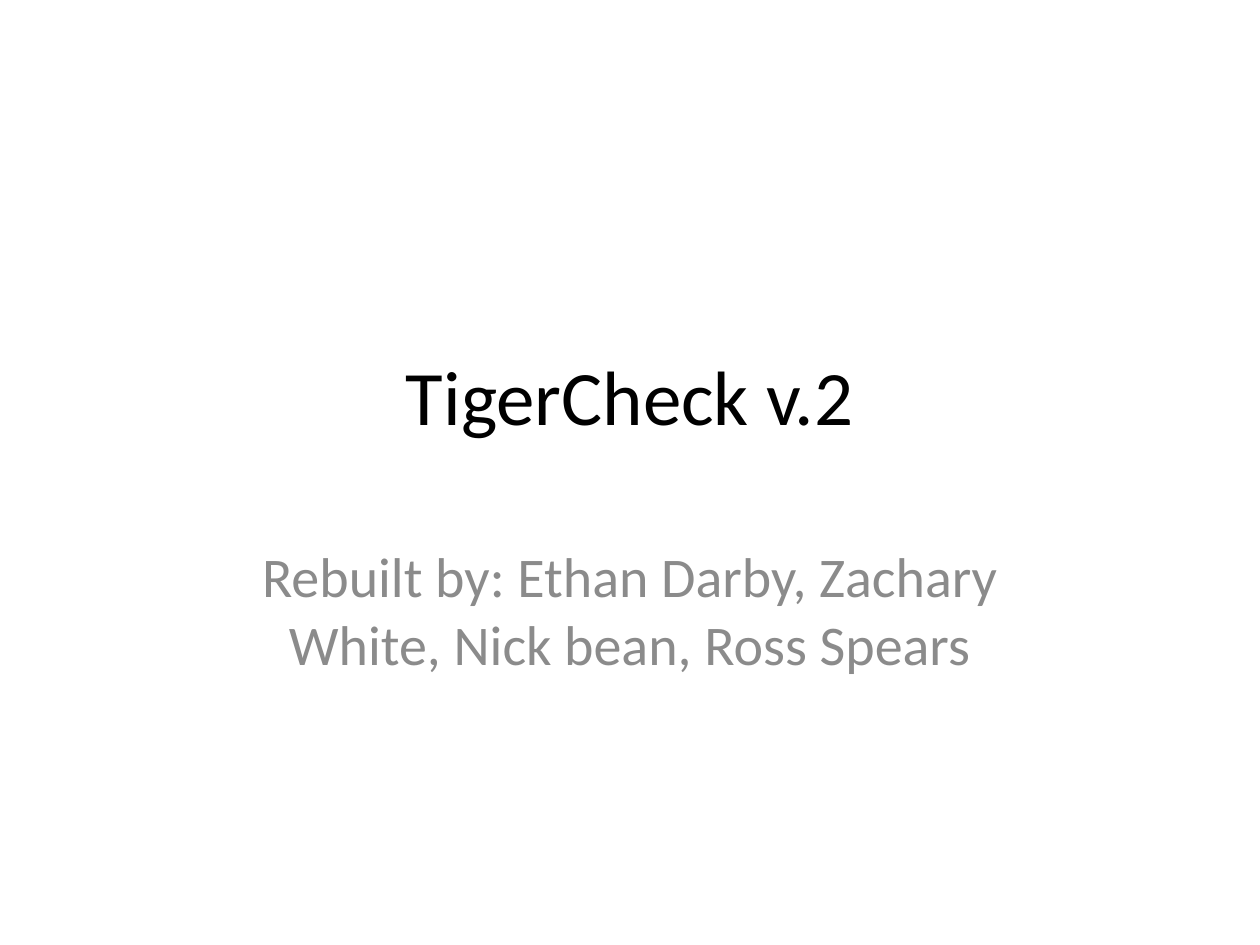
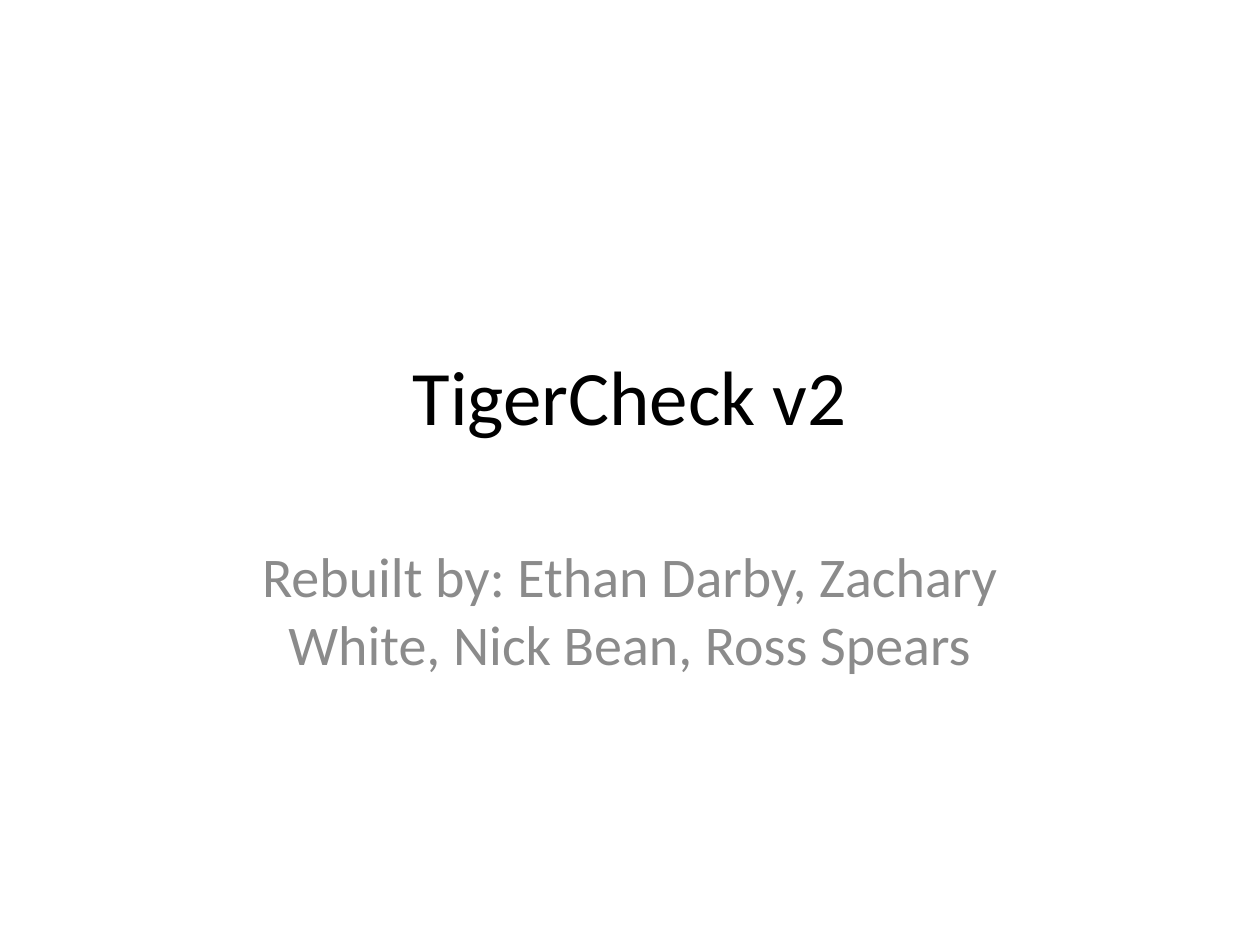
Before and after one commit to TigerCheck/TigerCheck, a slide deck: slide 1 of tigercheck Architectural Spike presentation.pptx. Drawn at 1260x945 pixels with LibreOffice and Linux fonts; fonts in the diff are those of the drawing. Boxes give left, top, right and bottom in pixels: in the first picture for what was removed or moved away, otherwise in the second. Text is boxed around its words. In the diff, an @@ line names an element or a change of style, - is before the commit and + after.

```diff
--- a/tigercheck Architectural Spike presentation.pptx
+++ b/tigercheck Architectural Spike presentation.pptx
@@ title at box(413, 371, 847, 439): text changed @@
-TigerCheck v.2
+TigerCheck v2
@@ subtitle at box(262, 558, 997, 674): text changed @@
-Rebuilt by: Ethan Darby, Zachary White, Nick bean, Ross Spears
+Rebuilt by: Ethan Darby, Zachary White, Nick Bean, Ross Spears
```
Also in this commit, not shown: 2 other slides changed, 4 slides added, 4 slides removed.
